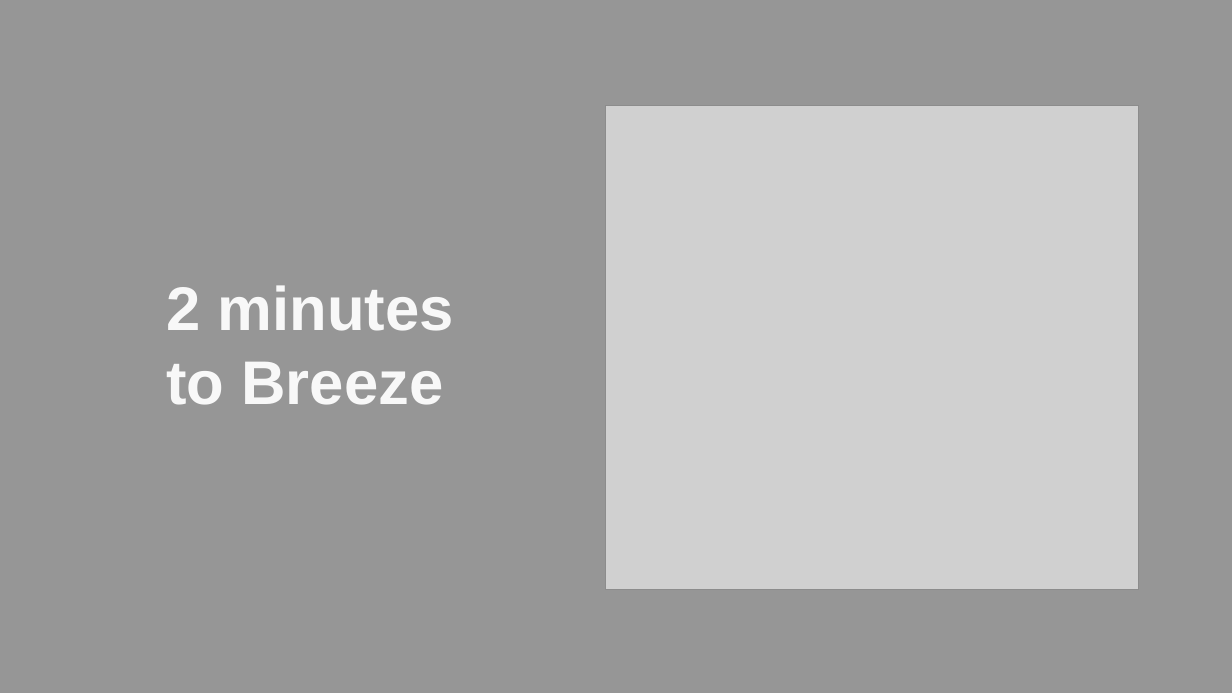
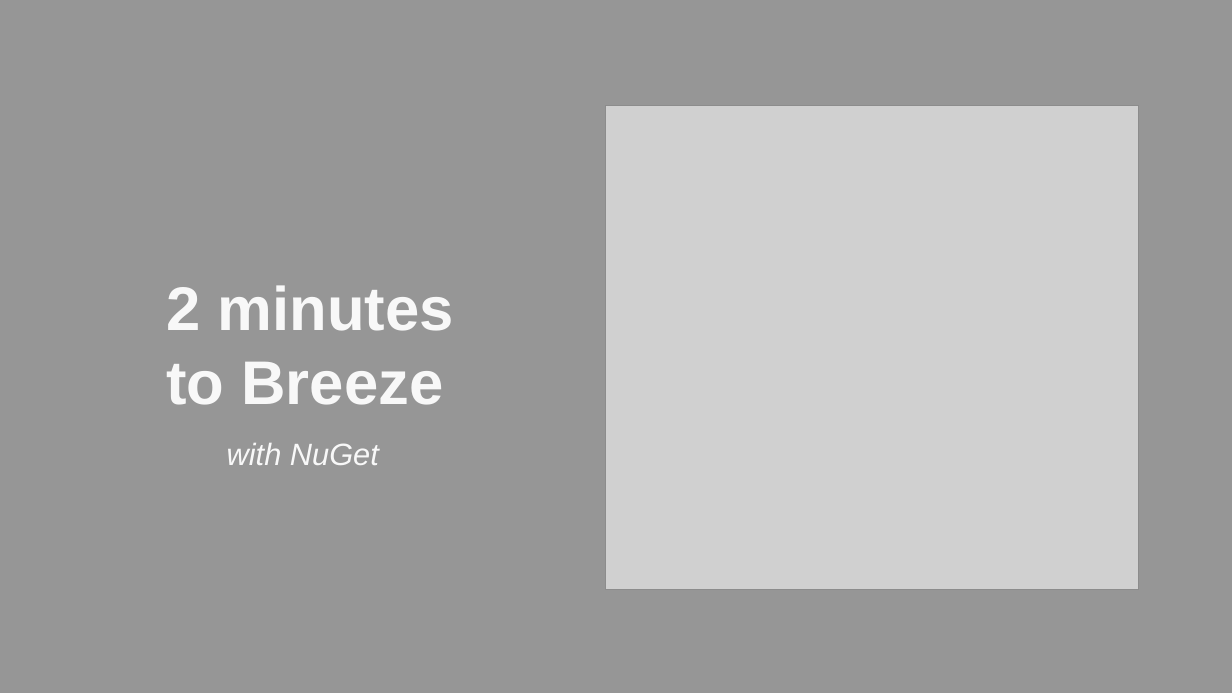
Before and after one commit to wardbell/js4netdev, a slide deck: slide 14 of Bell_ASPConnections_SPAwithBreeze_APA306.pptx. Drawn at 1232x693 pixels with LibreOffice and Linux fonts; fonts in the diff are those of the drawing; grey boxes stand for pictures; background and template pictures are left out. Boxes give left, top, right and bottom in pixels: in the first picture for what was removed or moved away, otherwise in the second. Text is boxed around its words. In the diff, an @@ line names an element or a change of style, - is before the commit and + after.

```diff
--- a/Bell_ASPConnections_SPAwithBreeze_APA306.pptx
+++ b/Bell_ASPConnections_SPAwithBreeze_APA306.pptx
@@ text added at [227,443,379,465], 18 pt, text #F8F8F8, italic @@
+with NuGet
```
Also in this commit, not shown: 9 other slides changed, 4 slides added, 1 slide removed.
